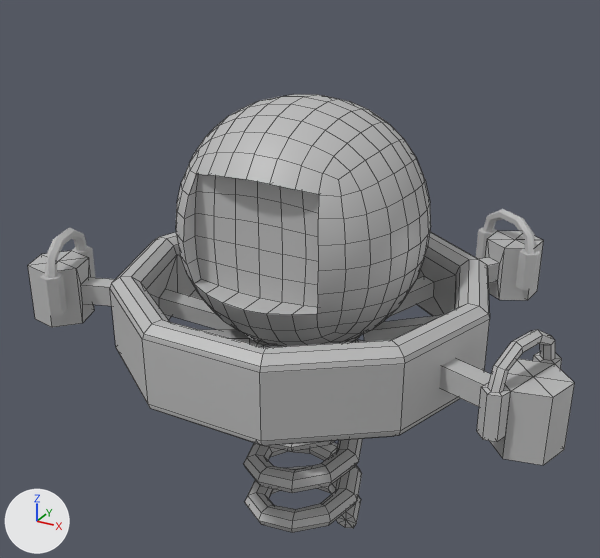
What one commit did to the FBX model Assets/Model/Robot.fbx.
Rendered twice from a camera (50 mm lens) standing at (1.287, -2.367, 2.199) and looking at (-0.066, 0.093, 0.969). Every picture has the same lights, and +X, +Y and +Z are marked at lower left. Mesh edges are drawn as thin lines on the coarser meshes. Where no turn or scale is listed for an object, it has been applied to the vertices.

In view in the first picture: 'Booster', 'Booster.002', 'Booster.003', 'Fuel', 'Fuel.002', 'Fuel.003', 'Head', 'Holder', 'Spring'.
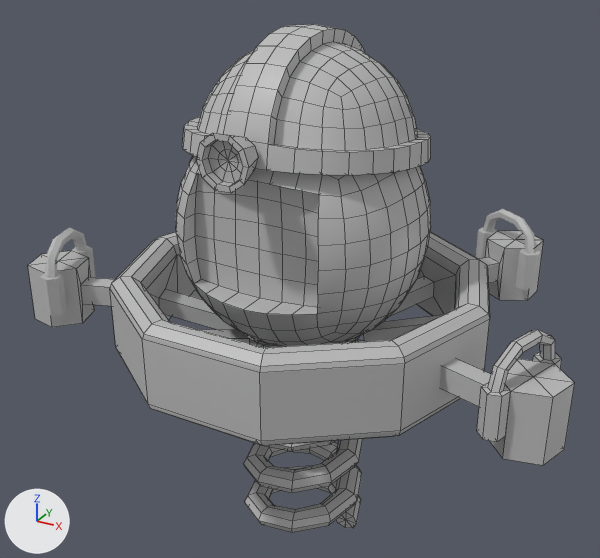
Where the newer file only moved an object's origin or applied its transform, the numbers keep the older frame.

Where the change shows, as pixel boxes (x1, y1, x2, y2) in the pictures (600 x 558 px):
'Headband', added: after (182, 24, 431, 175)
'Lamp', added: after (196, 133, 258, 193)

The change, as a list of edits to the scene's bpy script:
```text
Add me_mesh_012:
    me_mesh_012.from_pydata(...)  # 71 vertices, 70 faces; spans x -0.088..0.088, y -0.05..0.068, z -0.084..0.084
    me_mesh_012.materials.append(mat_lambert1)  # grey #bcbcbc
Add me_mesh_011:
    me_mesh_011.from_pydata(...)  # 594 vertices, 592 faces; spans x -0.403..0.403, y -0.401..0.403, z -0.038..0.403
    me_mesh_011.materials.append(mat_lambert1)  # grey #bcbcbc
Add ob_lamp:
    ob_lamp = bpy.data.objects.new('Lamp', me_mesh_012)
    ob_lamp.location = (0.0, -0.431, 1.557)
Add ob_headband:
    ob_headband = bpy.data.objects.new('Headband', me_mesh_011)
    ob_headband.location = (0.0, 0.022, 1.476)
```
